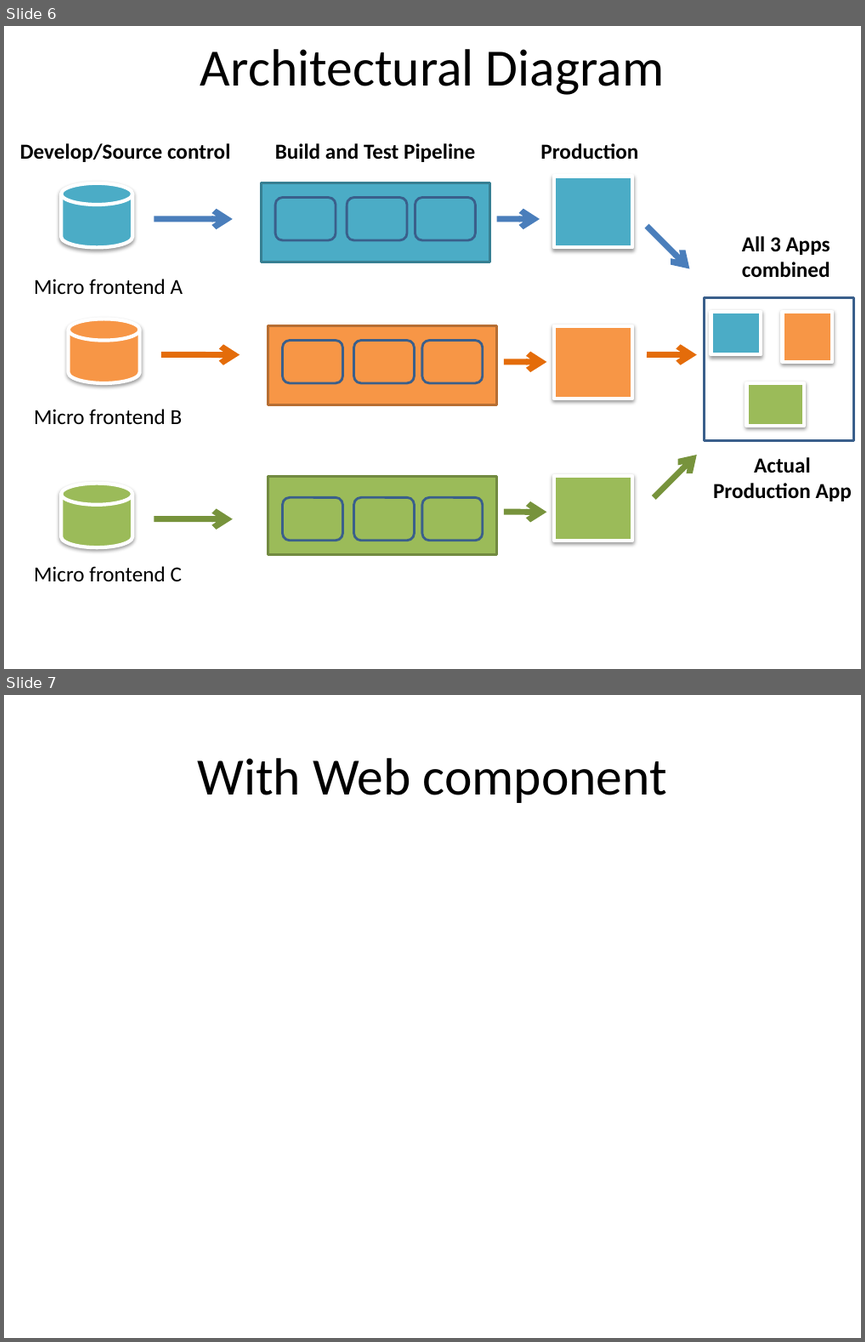
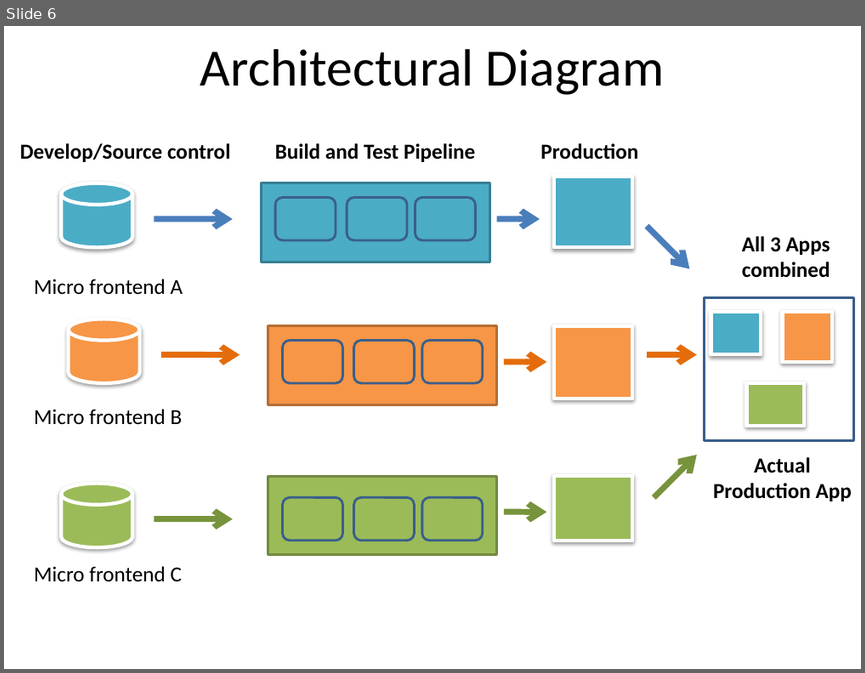
Before and after one commit to gitoutofbox/Module-federation-devex, a slide deck: Module-federation.pptx. Shown one above the other, each under a label of ours: slides 6 and 7 before the commit, slide 6 after it. The pictures are 865x1342 and 865x673 pixels, drawn with LibreOffice and Linux fonts; fonts in the diff are those of the drawing. Boxes give left, top, right and bottom in pixels: in the first picture for what was removed or moved away, otherwise in the second. Text is boxed around its words. In the diff, an @@ line names an element or a change of style, - is before the commit and + after.

```diff
--- a/Module-federation.pptx
+++ b/Module-federation.pptx
@@ slide 7 removed at box(4, 695, 861, 1338), background #FFFFFF @@
@@ title removed at box(197, 758, 667, 803) @@
-With Web component
```
Also in this commit, not shown: 4 slides changed.
